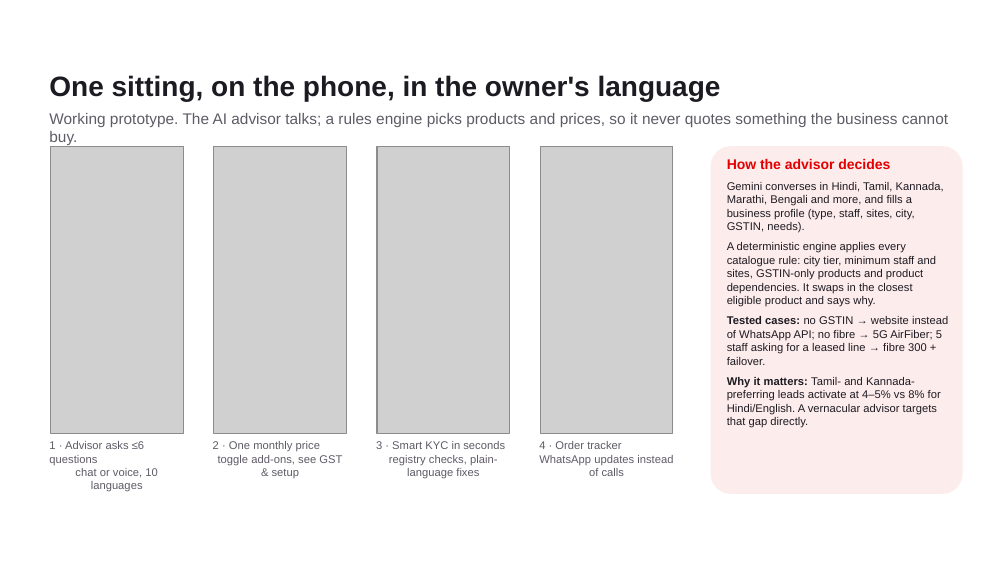
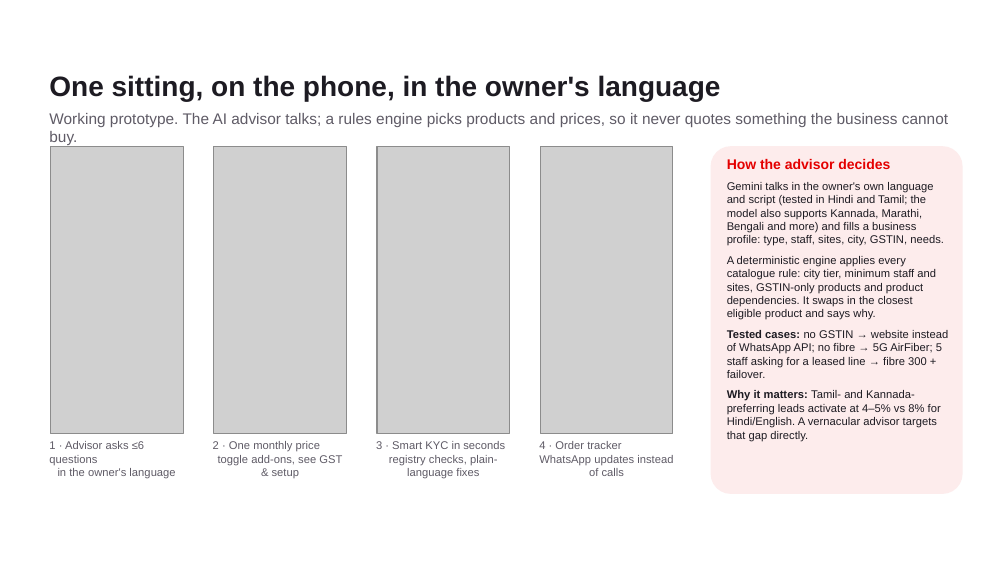
Before and after one commit to MRC005/AIRTEL_SYNC, a slide deck: slide 4 of deck/FullBars_VIT.pptx. Drawn at 1008x567 pixels with LibreOffice and Linux fonts; fonts in the diff are those of the drawing; grey boxes stand for pictures; background and template pictures are left out. Boxes give left, top, right and bottom in pixels: in the first picture for what was removed or moved away, otherwise in the second. Text is boxed around its words. In the diff, an @@ line names an element or a change of style, - is before the commit and + after.

Commit message:
Live Gemini advisor: Hindi/Tamil replies, free-tier retries and model fallback
- Use gemini-3.5-flash-lite (largest free-tier quota) with fallbacks
- Retry on rate limits and malformed JSON; never switch flow mid-chat
- Reply in the owner's script; recognise cities and needs typed in Hindi
- Recommend only once the profile is complete
- Deck: real Hindi chat screenshots, precise language claim

```diff
--- a/deck/FullBars_VIT.pptx
+++ b/deck/FullBars_VIT.pptx
@@ text at bbox=[727, 182, 944, 246]: text changed @@
-Gemini converses in Hindi, Tamil, Kannada, Marathi, Bengali and more, and fills a business profile (type, staff, sites, city, GSTIN, needs).
+Gemini talks in the owner's own language and script (tested in Hindi and Tamil; the model also supports Kannada, Marathi, Bengali and more) and fills a business profile: type, staff, sites, city, GSTIN, needs.
@@ text at bbox=[49, 441, 175, 478]: text changed @@
-1 · Advisor asks ≤6 questions
-chat or voice, 10 languages
+1 · Advisor asks ≤6 questions
+in the owner's language
```
Also in this commit, not shown: 9 other files.
